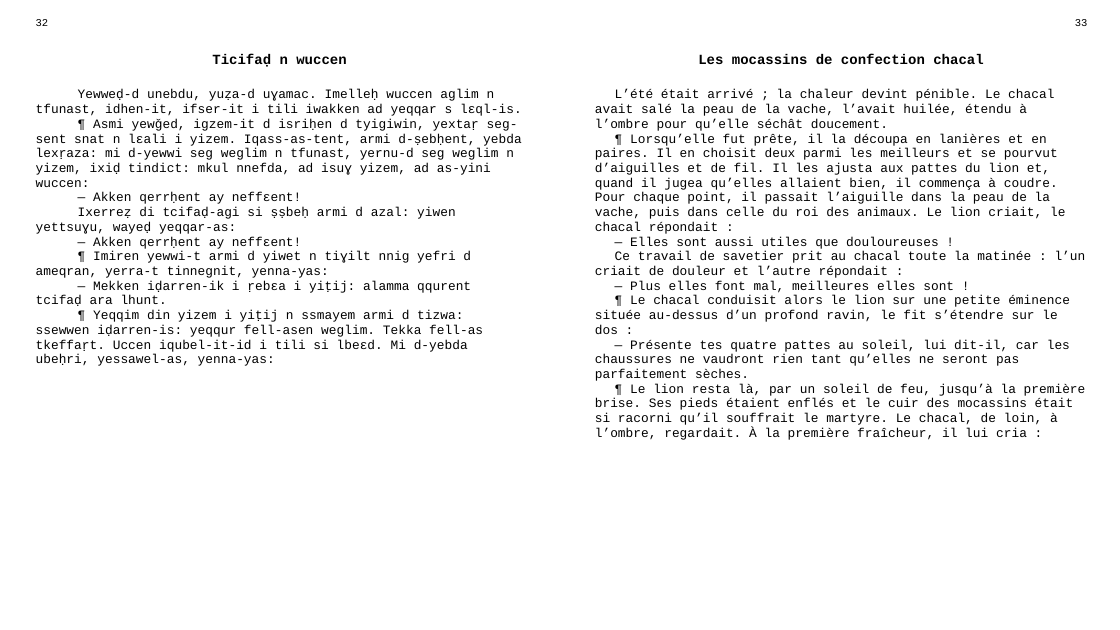
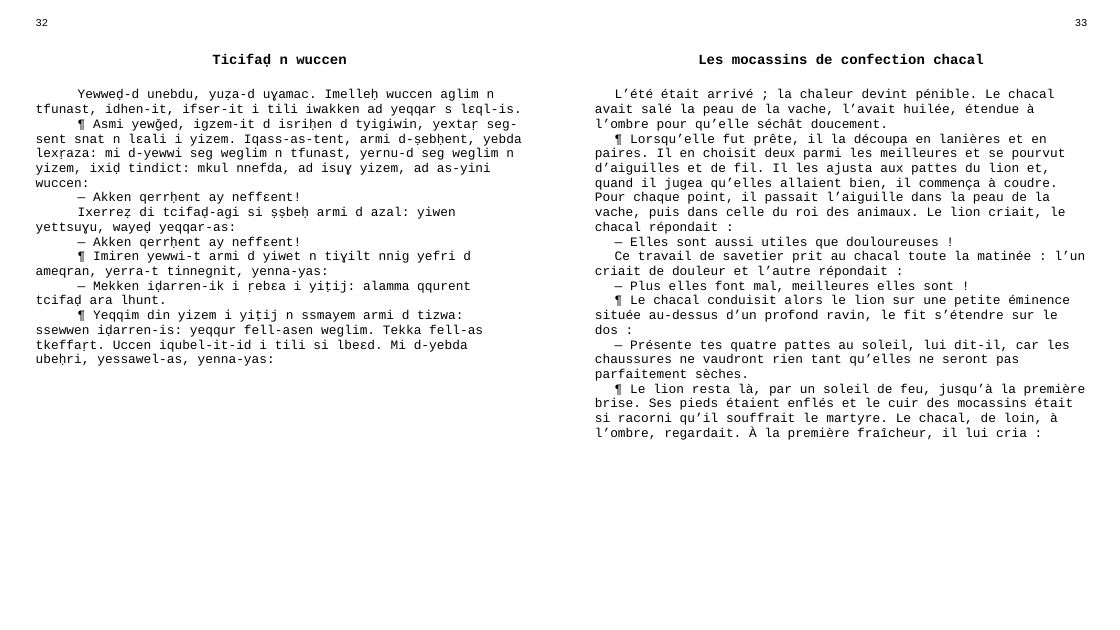
Before and after one commit to sferhah/tamacahut_n_wuccen, a slide deck: slide 14 of Uccen.ConsoleApp/Resources/pptx/uccen.pptx. Drawn at 1120x630 pixels with LibreOffice and Linux fonts; fonts in the diff are those of the drawing. Boxes give left, top, right and bottom in pixels: in the first picture for what was removed or moved away, otherwise in the second. Text is boxed around its words. In the diff, an @@ line names an element or a change of style, - is before the commit and + after.

```diff
--- a/Uccen.ConsoleApp/Resources/pptx/uccen.pptx
+++ b/Uccen.ConsoleApp/Resources/pptx/uccen.pptx
@@ table at (27,13,1096,607) @@
-row 3, column 3: L’été était arrivé ; la chaleur devint pénible. Le chacal avait salé la peau de la vache, l’avait huilée, étendu à l’ombre pour qu’elle séchât doucement. / ¶ Lorsqu’elle fut prête, il la découpa en lanières et en paires. Il en choisit deux parmi les meilleurs et se pourvut d’aiguilles et de fil. Il les ajusta aux pattes du lion et, quand il jugea qu’elles allaient bien, il commença à coudre. Pour chaque point, il passait l’aiguille dans la peau de la vache, puis dans celle du roi des animaux. Le lion criait, le chacal répondait : / — Elles sont aussi utiles que douloureuses ! / Ce travail de savetier prit au chacal toute la matinée : l’un criait de douleur et l’autre répondait : / — Plus elles font mal, meilleures elles sont ! / ¶ Le chacal conduisit alors le lion sur une petite éminence située au-dessus d’un profond ravin, le fit s’étendre sur le dos : / — Présente tes quatre pattes au soleil, lui dit-il, car les chaussures ne vaudront rien tant qu’elles ne seront pas parfaitement sèches. / ¶ Le lion resta là, par un soleil de feu, jusqu’à la première brise. Ses pieds étaient enflés et le cuir des mocassins était si racorni qu’il souffrait le martyre. Le chacal, de loin, à l’ombre, regardait. À la première fraîcheur, il lui cria :
+row 3, column 3: L’été était arrivé ; la chaleur devint pénible. Le chacal avait salé la peau de la vache, l’avait huilée, étendue à l’ombre pour qu’elle séchât doucement. / ¶ Lorsqu’elle fut prête, il la découpa en lanières et en paires. Il en choisit deux parmi les meilleures et se pourvut d’aiguilles et de fil. Il les ajusta aux pattes du lion et, quand il jugea qu’elles allaient bien, il commença à coudre. Pour chaque point, il passait l’aiguille dans la peau de la vache, puis dans celle du roi des animaux. Le lion criait, le chacal répondait : / — Elles sont aussi utiles que douloureuses ! / Ce travail de savetier prit au chacal toute la matinée : l’un criait de douleur et l’autre répondait : / — Plus elles font mal, meilleures elles sont ! / ¶ Le chacal conduisit alors le lion sur une petite éminence située au-dessus d’un profond ravin, le fit s’étendre sur le dos : / — Présente tes quatre pattes au soleil, lui dit-il, car les chaussures ne vaudront rien tant qu’elles ne seront pas parfaitement sèches. / ¶ Le lion resta là, par un soleil de feu, jusqu’à la première brise. Ses pieds étaient enflés et le cuir des mocassins était si racorni qu’il souffrait le martyre. Le chacal, de loin, à l’ombre, regardait. À la première fraîcheur, il lui cria :
```
Also in this commit, not shown: 21 other slides changed, 1 other file.
